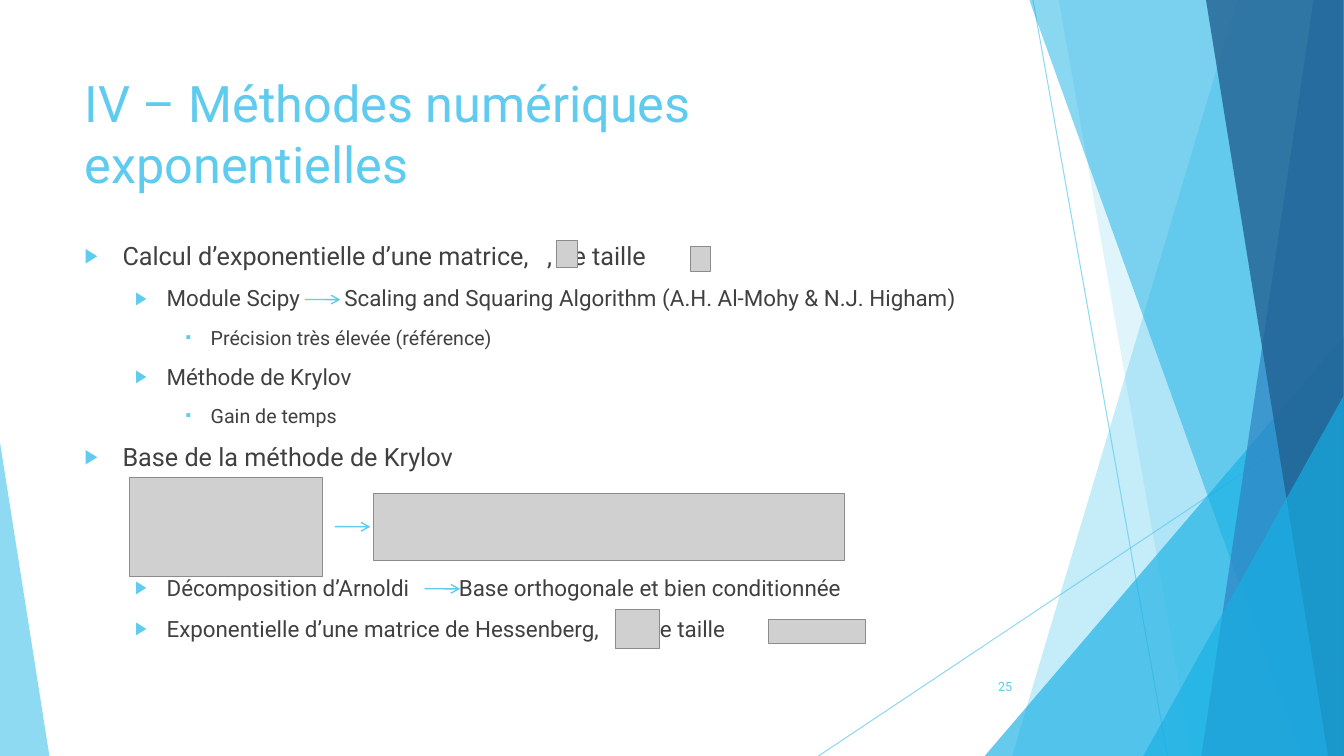
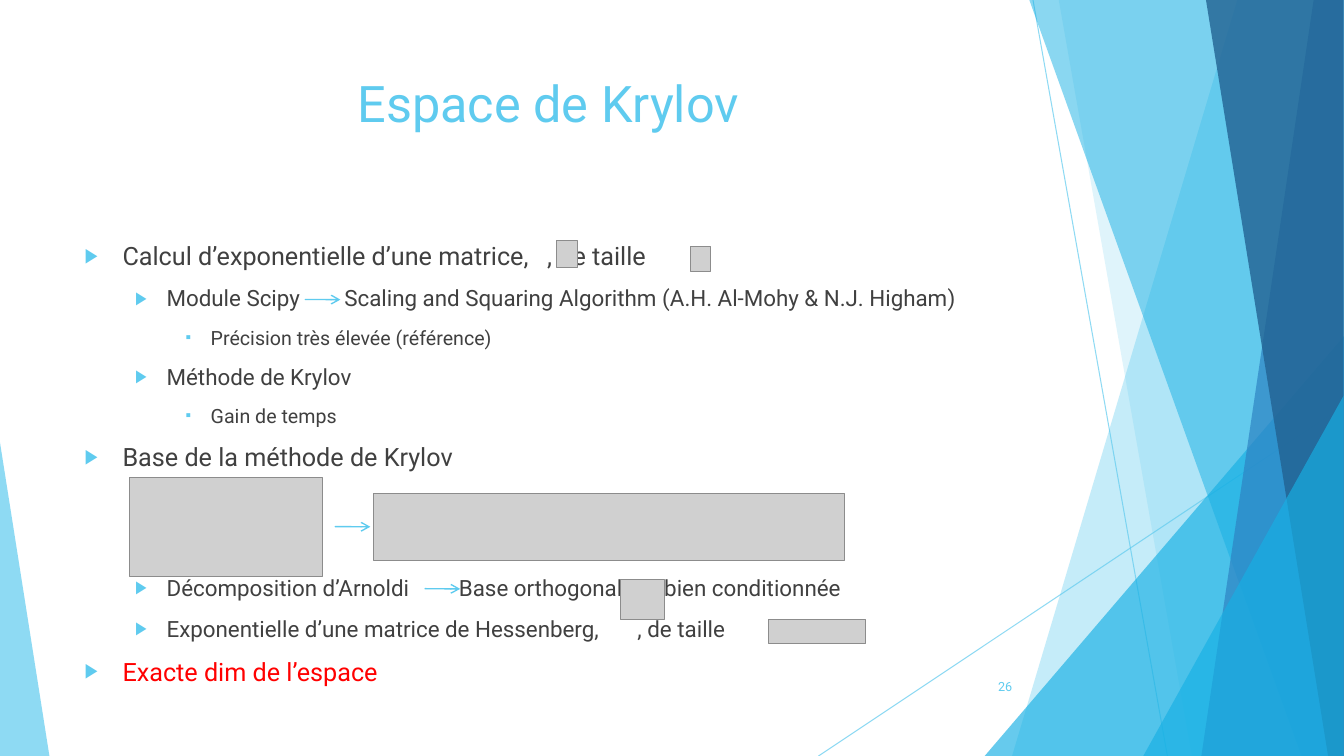
Before and after one commit to pierreXVI/PIE, a slide deck: slide 26 of oral_presentation/Oral_presentation_12_02_2019.pptx (slide 25 before the commit). Drawn at 1344x756 pixels with LibreOffice and Linux fonts; fonts in the diff are those of the drawing; grey boxes stand for pictures. Boxes give left, top, right and bottom in pixels: in the first picture for what was removed or moved away, otherwise in the second. Text is boxed around its words. In the diff, an @@ line names an element or a change of style, - is before the commit and + after.

```diff
--- a/oral_presentation/Oral_presentation_12_02_2019.pptx
+++ b/oral_presentation/Oral_presentation_12_02_2019.pptx
@@ title at box(358, 84, 739, 133): text changed @@
-IV – Méthodes numériques exponentielles
+Espace de Krylov
@@ picture: place and size @@
-picture at box(616, 609, 660, 648)
+picture at box(621, 580, 665, 619)
@@ text at box(123, 662, 377, 686): paragraph added @@
+▶ Exacte dim de l’espace
@@ page number at box(998, 682, 1012, 691): text changed @@
-25
+26
```
Also in this commit, not shown: 10 other slides changed, 4 slides added, 7 slides removed, 2 other files.
